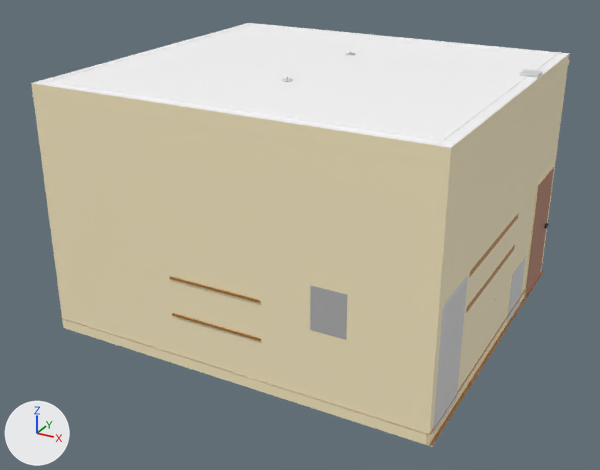
An edit to the FBX model Assets/Models/pens_Board.fbx, drawn before and after from the same camera.
Both versions are drawn from a 50 mm lens placed at (6.0, -11.96, 6.83), pointed at (-0.06, -0.94, 1.32). The axes (+X, +Y, +Z) are drawn at lower left. The lights are the same throughout. Where no turn or scale is listed for an object, it has been applied to the vertices. Vertices at the same position are counted once.

Script lines for the objects in view, before the commit:
```python
me_cube_023 = bpy.data.meshes.new('Cube.023')
me_cube_023.from_pydata(...)  # 186 vertices, 177 faces; spans x -0.03..0.92, y -0.78..0.26, z -1.1..0.92
me_cube_023.materials.append(mat_material_005)  # picture img_lowpoly_tex_png
me_cube_242 = bpy.data.meshes.new('Cube.242')
me_cube_242.from_pydata(...)  # 94 vertices, 78 faces; spans x -3.14..3.14, y -3.25..2.75, z -1.34..2.67
me_cube_242.materials.append(mat_material)  # picture img_lowpoly_tex_png
me_plane = bpy.data.meshes.new('Plane')
me_plane.from_pydata(...)  # 90 vertices, 36 faces; spans x -5.03..1.31, y -7.31..-1.38, z -1.74..2.29
# faces by material slot: [24, 10, 2]
me_plane.materials.append(mat_material_001)  # picture img_lowpoly_tex_png
me_plane.materials.append(mat_material_008)  # picture img_lowpoly_tex_png
me_plane.materials.append(mat_material)  # picture img_lowpoly_tex_png
ob_edges = bpy.data.objects.new('Edges', me_plane)
ob_edges.location = (1.94, 3.81, 1.76)
ob_fridge = bpy.data.objects.new('Fridge', me_cube_023)
ob_fridge.location = (2.33, -2.61, 1.12)
ob_kitchen = bpy.data.objects.new('Kitchen', me_cube_242)
ob_kitchen.location = (0.09, -0.23, 1.36)
# also in view: 'Stove' at (2.77, 0.21, 2.04); 'Little Cabinet' at (2.75, -1.14, 1.01); 'Door.001' at (3.21, 1.64, 1.05); 'Text.038' at (1.76, -3.46, 1.58)
```
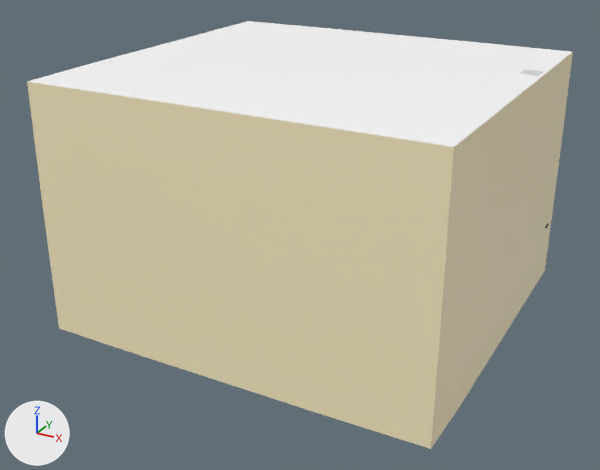
Where the newer file only moved an object's origin or applied its transform, the numbers keep the older frame.

Boxes (x1, y1, x2, y2) around the edits, measured in the pictures (600 x 470 px):
'Kitchen', reshaped: before (31, 23, 570, 446); after (27, 21, 573, 449)
part 1 of me_cube_242, added (beige): after (27, 21, 573, 449)
'Fridge', unchanged, covered by the edit: before (433, 277, 468, 434)
'Little Cabinet', unchanged, covered by the edit: before (458, 214, 518, 399)
'Text.038', unchanged, covered by the edit: before (310, 285, 347, 340)
'Door.001', unchanged, covered by the edit: before (523, 167, 554, 299)

What changed in the scene script:
```text
Change me_cube_242:
    used by ob_kitchen; location = (0.09, -0.23, 1.36)
    remove me_cube_242.from_pydata(...)  # 94 vertices, 78 faces; spans x -3.14..3.14, y -3.25..2.75, z -1.34..2.67
    add me_cube_242.from_pydata(...)  # 190 vertices, 195 faces; spans x -3.21..3.21, y -3.32..2.75, z -1.39..2.72
    me_cube_242 part 1: 96 vertices added at x -3.21..3.21, y -3.32..2.75, z -1.39..2.72
```
